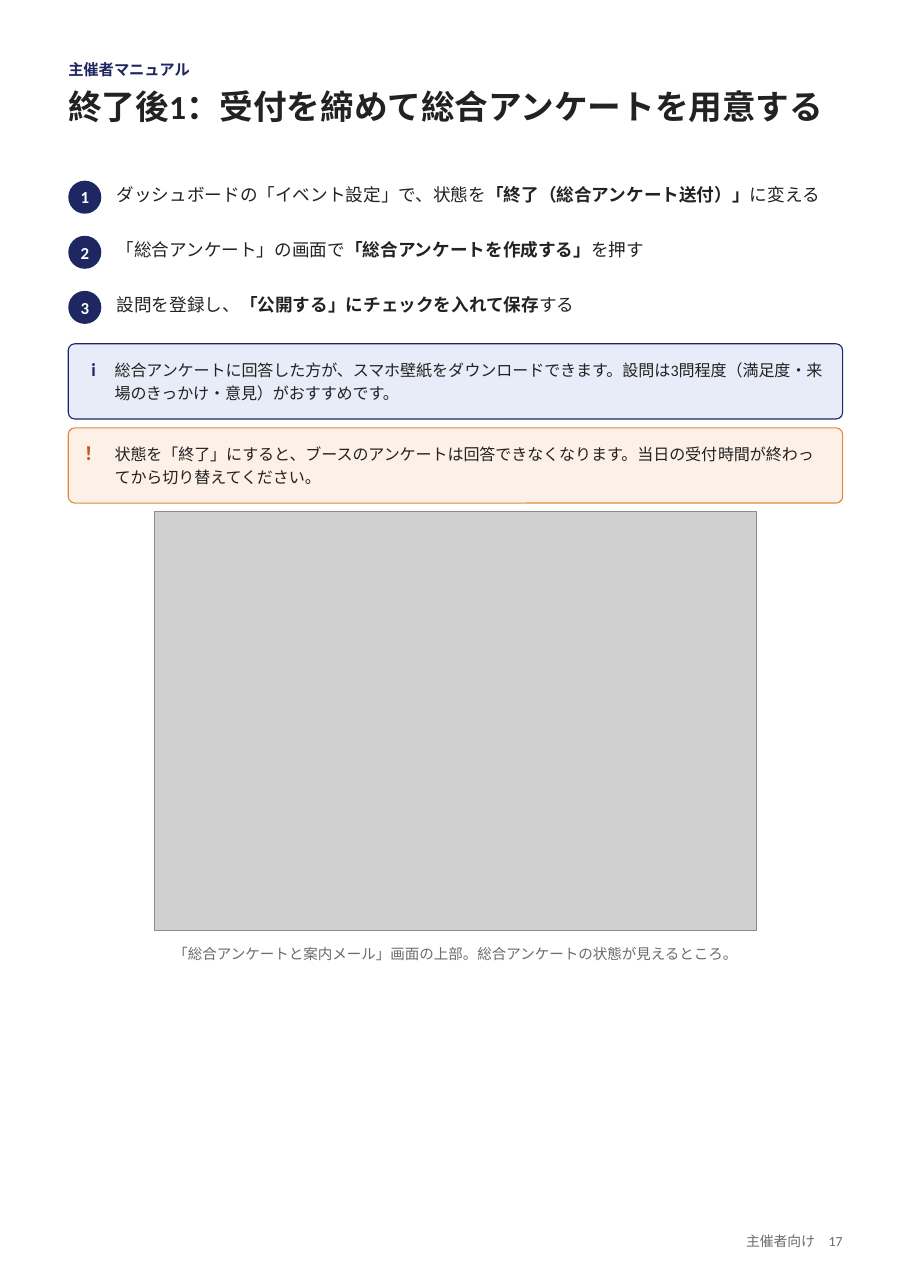
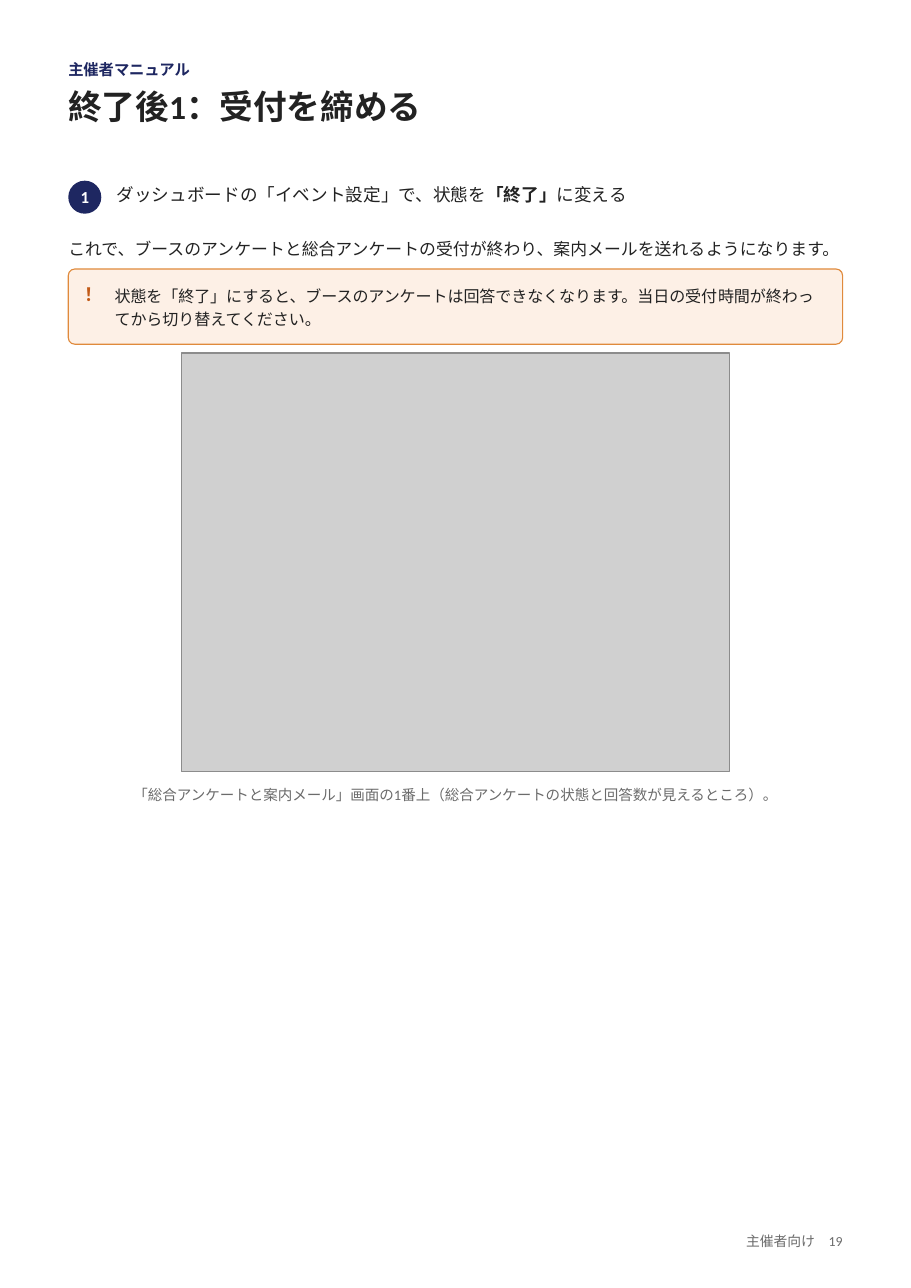
Before and after one commit to nisplus/enque, a slide deck: slide 19 of docs/manual-organizer.pptx (slide 17 before the commit). Drawn at 911x1288 pixels with LibreOffice and Linux fonts; fonts in the diff are those of the drawing; grey boxes stand for pictures. Boxes give left, top, right and bottom in pixels: in the first picture for what was removed or moved away, otherwise in the second. Text is boxed around its words. In the diff, an @@ line names an element or a change of style, - is before the commit and + after.

```diff
--- a/docs/manual-organizer.pptx
+++ b/docs/manual-organizer.pptx
@@ text at (68,90,421,122): text changed @@
-終了後1：受付を締めて総合アンケートを用意する
+終了後1：受付を締める
@@ text at (117,186,627,203): text changed @@
-ダッシュボードの「イベント設定」で、状態を「終了（総合アンケート送付）」に変える
+ダッシュボードの「イベント設定」で、状態を「終了」に変える
@@ ellipse removed at (68,236,101,269) @@
@@ text at (68,241,839,257): text changed; size 11.5 to 11 pt @@
-「総合アンケート」の画面で「総合アンケートを作成する」を押す
+これで、ブースのアンケートと総合アンケートの受付が終わり、案内メールを送れるようになります。
@@ text removed at (81,248,90,259) @@
-2
@@ ellipse removed at (68,291,101,324) @@
@@ 2 texts, 1 rounded rectangle: place and size @@
-2 texts, 1 rounded rectangle at (68,427,843,502)
+2 texts, 1 rounded rectangle at (68,269,843,344)
@@ text removed at (117,296,575,313) @@
-設問を登録し、「公開する」にチェックを入れて保存する
@@ text removed at (81,303,90,314) @@
-3
@@ rounded rectangle removed at (68,344,843,419) @@
@@ picture added at (182,353,730,771) @@
@@ text removed at (91,363,95,376) @@
-i
@@ text removed at (115,362,823,401) @@
-総合アンケートに回答した方が、スマホ壁紙をダウンロードできます。設問は3問程度（満足度・来場のきっかけ・意見）がおすすめです。
@@ picture removed at (154,512,756,931) @@
@@ text at (133,787,777,801): text changed @@
-「総合アンケートと案内メール」画面の上部。総合アンケートの状態が見えるところ。
+「総合アンケートと案内メール」画面の1番上（総合アンケートの状態と回答数が見えるところ）。
@@ text at (746,1234,843,1247): text changed @@
-主催者向け 17
+主催者向け 19
```
Also in this commit, not shown: 15 other slides changed, 3 slides added, 31 other files.
